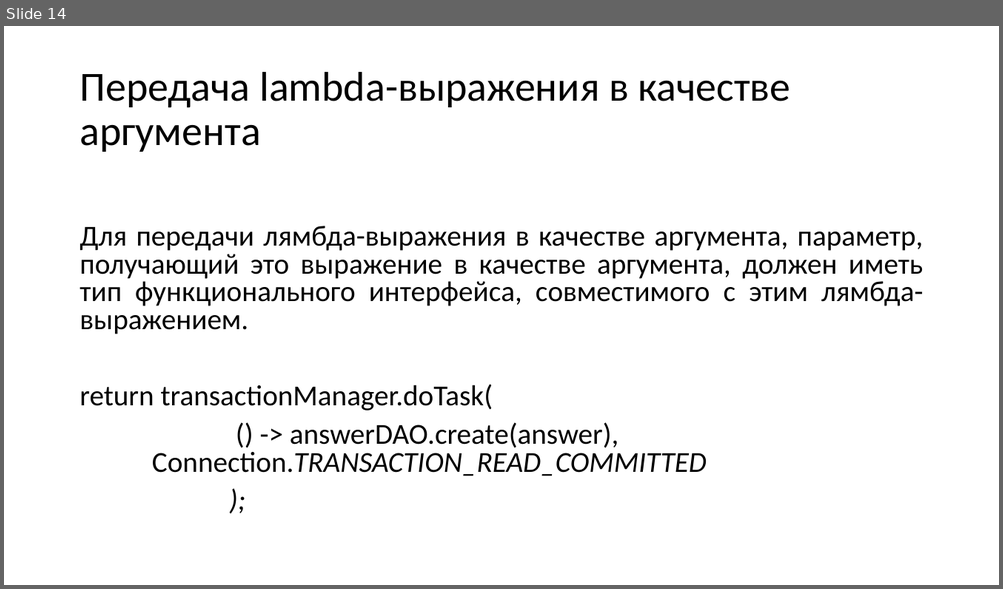
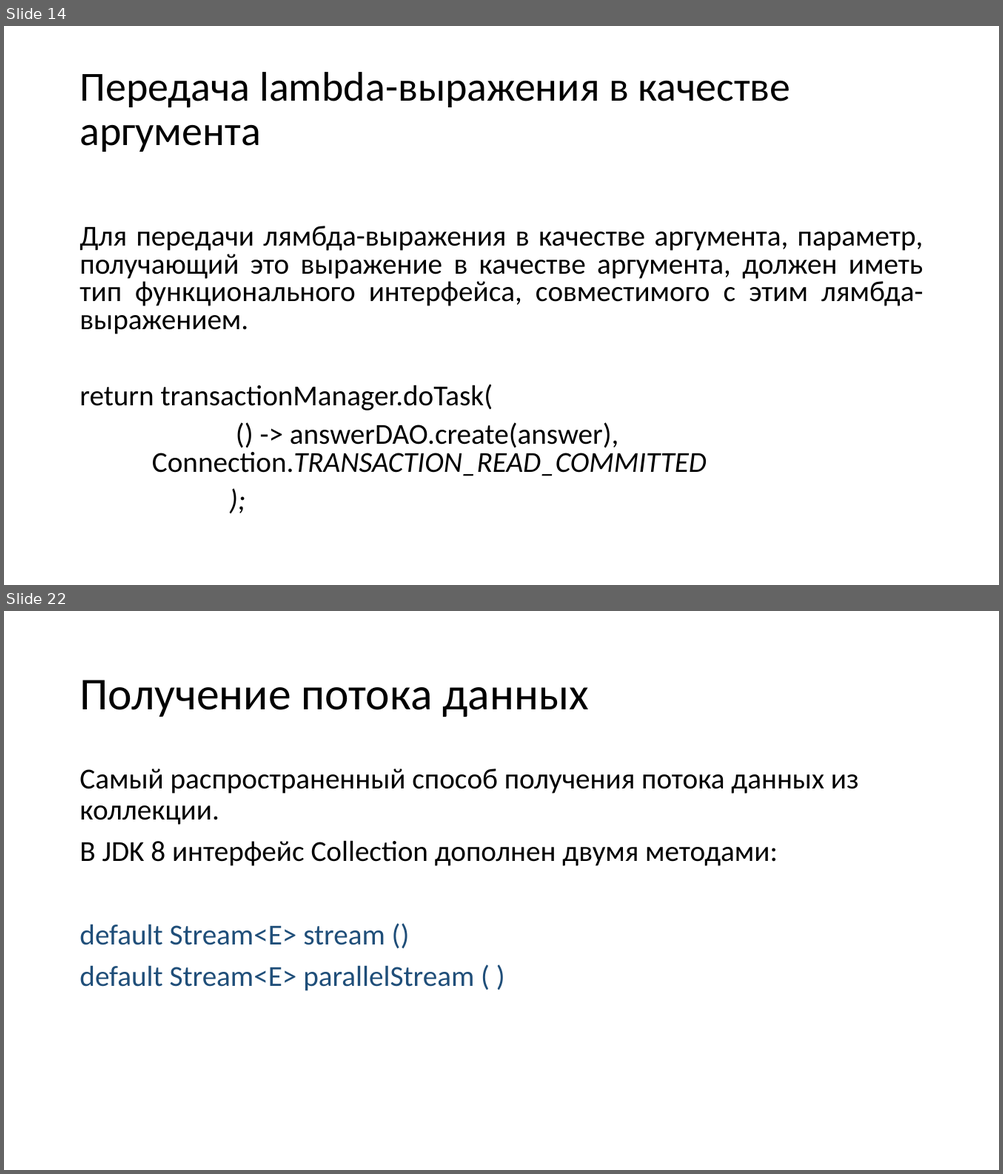
Before and after one commit to infostroytraining/tasks, a slide deck: presentations/java8.pptx. Shown one above the other, each under a label of ours: slide 14 before the commit, slides 14 and 22 after it; the slides between them are not shown. The pictures are 1003x589 and 1003x1174 pixels, drawn with LibreOffice and Linux fonts; fonts in the diff are those of the drawing. Boxes give left, top, right and bottom in pixels: in the first picture for what was removed or moved away, otherwise in the second. Text is boxed around its words. In the diff, an @@ line names an element or a change of style, - is before the commit and + after.

```diff
--- a/presentations/java8.pptx
+++ b/presentations/java8.pptx
@@ slide 22 added at [4,611,999,1170], background #FFFFFF @@
@@ title added at [79,680,588,717], 44 pt, text #000000 @@
+Получение потока данных
@@ text added at [79,769,859,991], 28 pt, text #000000 @@
+Самый распространенный способ получения потока данных из коллекции.
+В JDK 8 интерфейс Collection дополнен двумя методами:
+default Stream<E> stream ()
+default Stream<E> parallelStream ( )
```
Also in this commit, not shown: 7 slides changed, 8 other slides added.
